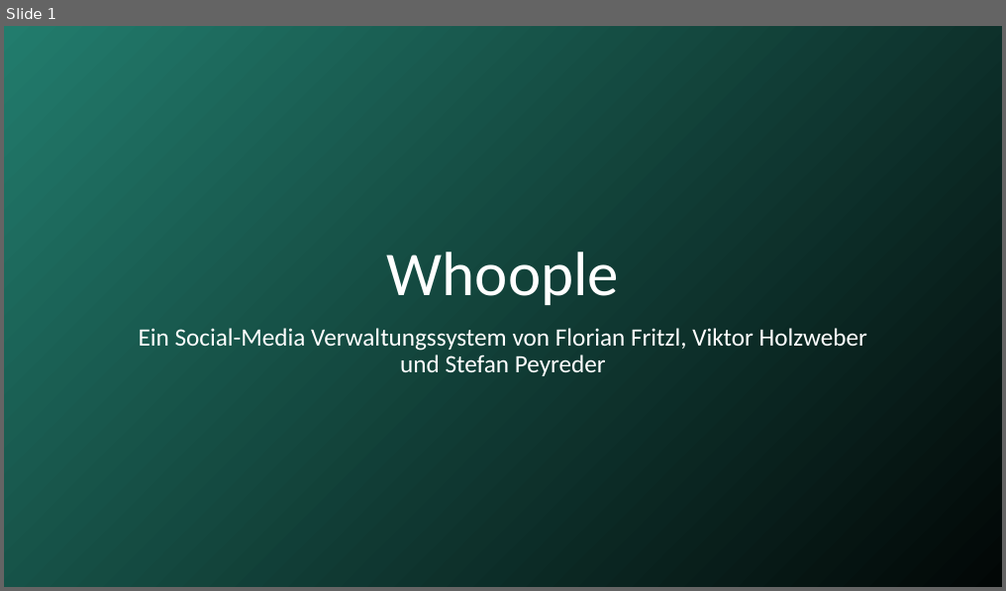
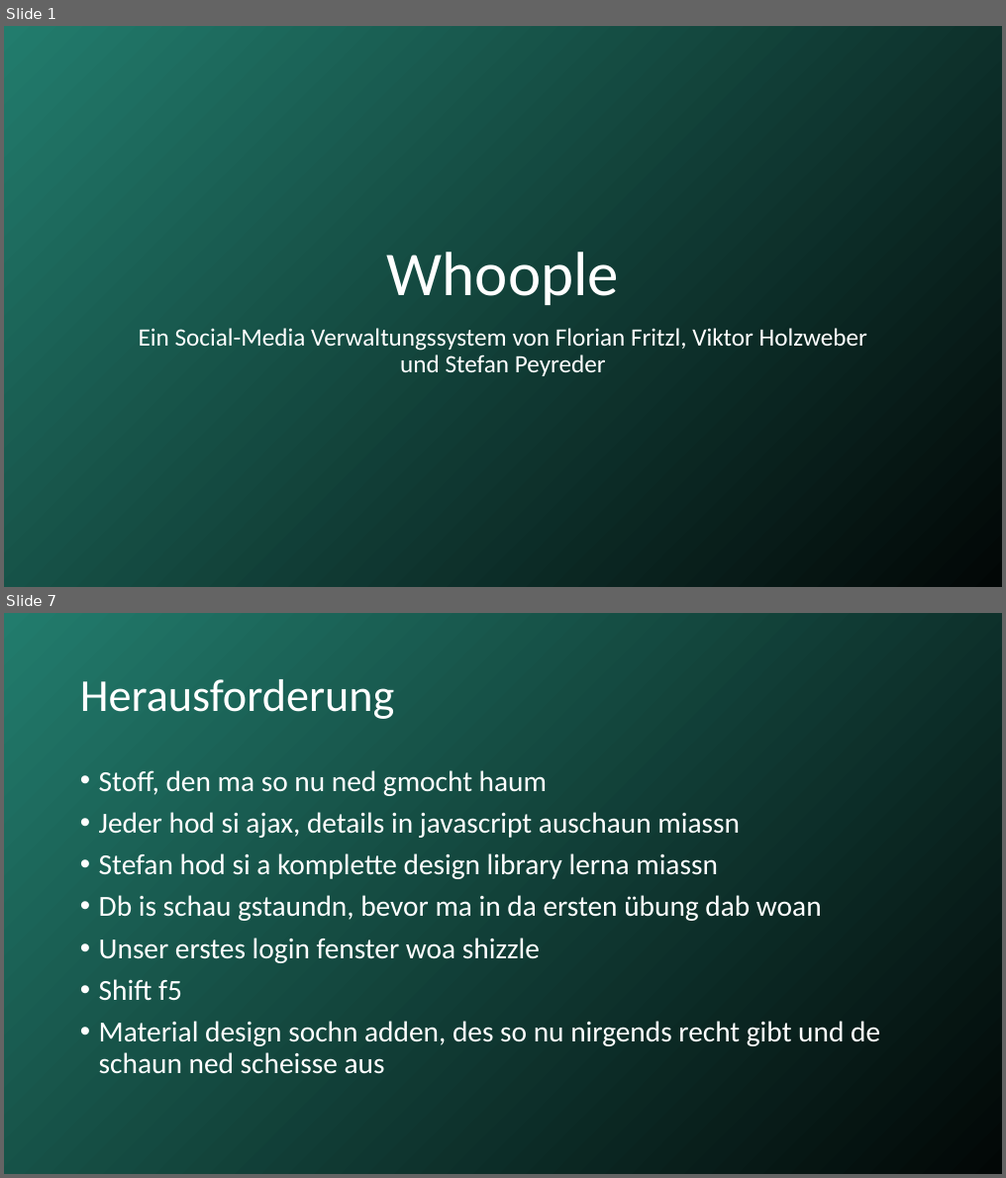
Before and after one commit to Florian-Fritzl-FH-Hagenberg/whoopleFH, a slide deck: pro3praes.pptx. Shown one above the other, each under a label of ours: slide 1 before the commit, slides 1 and 7 after it; the slides between them are not shown. The pictures are 1006x591 and 1006x1178 pixels, drawn with LibreOffice and Linux fonts; fonts in the diff are those of the drawing. Boxes give left, top, right and bottom in pixels: in the first picture for what was removed or moved away, otherwise in the second. Text is boxed around its words. In the diff, an @@ line names an element or a change of style, - is before the commit and + after.

Commit message:
bissl fü presentation -> muas nur mehr sche gmocht wean

```diff
--- a/pro3praes.pptx
+++ b/pro3praes.pptx
@@ slide 7 added at [4,613,1002,1174], background gradient #227C6D to #020706 @@
@@ title added at [80,679,394,719], 44 pt, text #FFFFFF @@
+Herausforderung
@@ text added at [99,770,880,1074], 28 pt, text #FFFFFF @@
+• Stoff, den ma so nu ned gmocht haum
+• Jeder hod si ajax, details in javascript auschaun miassn
+• Stefan hod si a komplette design library lerna miassn
+• Db is schau gstaundn, bevor ma in da ersten übung dab woan
+• Unser erstes login fenster woa shizzle
+• Shift f5
+• Material design sochn adden, des so nu nirgends recht gibt und de schaun ned scheisse aus
```
Also in this commit, not shown: 2 slides changed, 5 other slides added, 5 slides removed.
